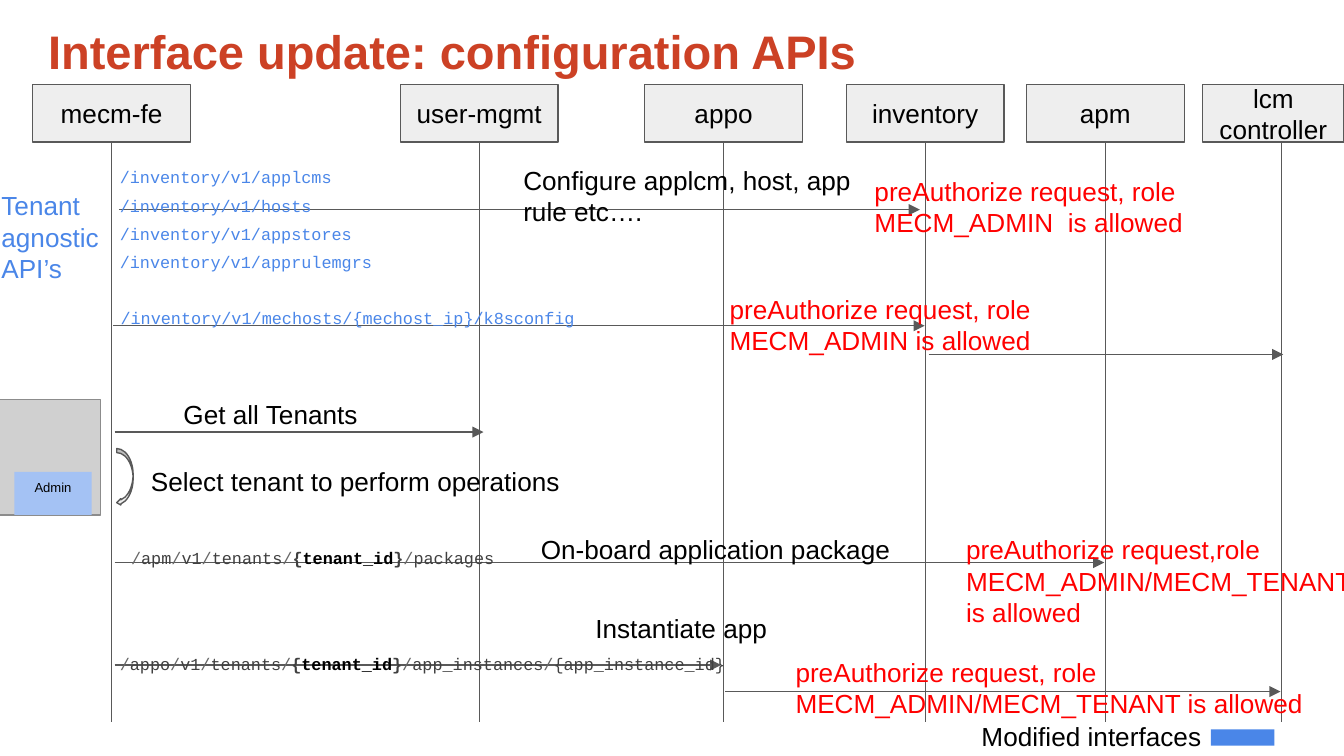
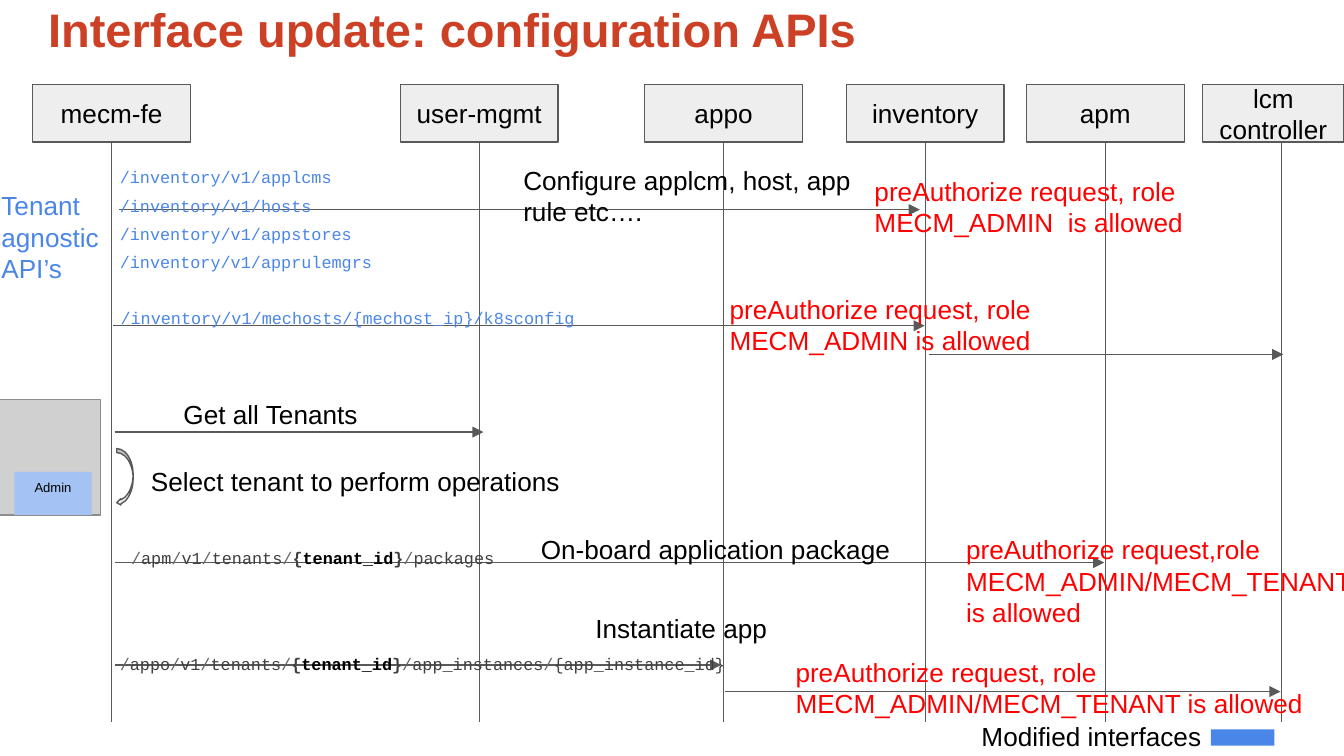
Before and after one commit to EdgeGallery/community, a slide deck: slide 7 of MECM PT/Release V1.1/MECM admin role support.pptx. Drawn at 1344x756 pixels with LibreOffice and Linux fonts; fonts in the diff are those of the drawing; grey boxes stand for pictures. Boxes give left, top, right and bottom in pixels: in the first picture for what was removed or moved away, otherwise in the second. Text is boxed around its words. In the diff, an @@ line names an element or a change of style, - is before the commit and + after.

```diff
--- a/MECM PT/Release V1.1/MECM admin role support.pptx
+++ b/MECM PT/Release V1.1/MECM admin role support.pptx
@@ title "Interface update: configuration APIs" moved from (x1=48, y1=35, x2=855, y2=78) to (x1=48, y1=13, x2=855, y2=56) @@
```
Also in this commit, not shown: 2 other slides changed.
